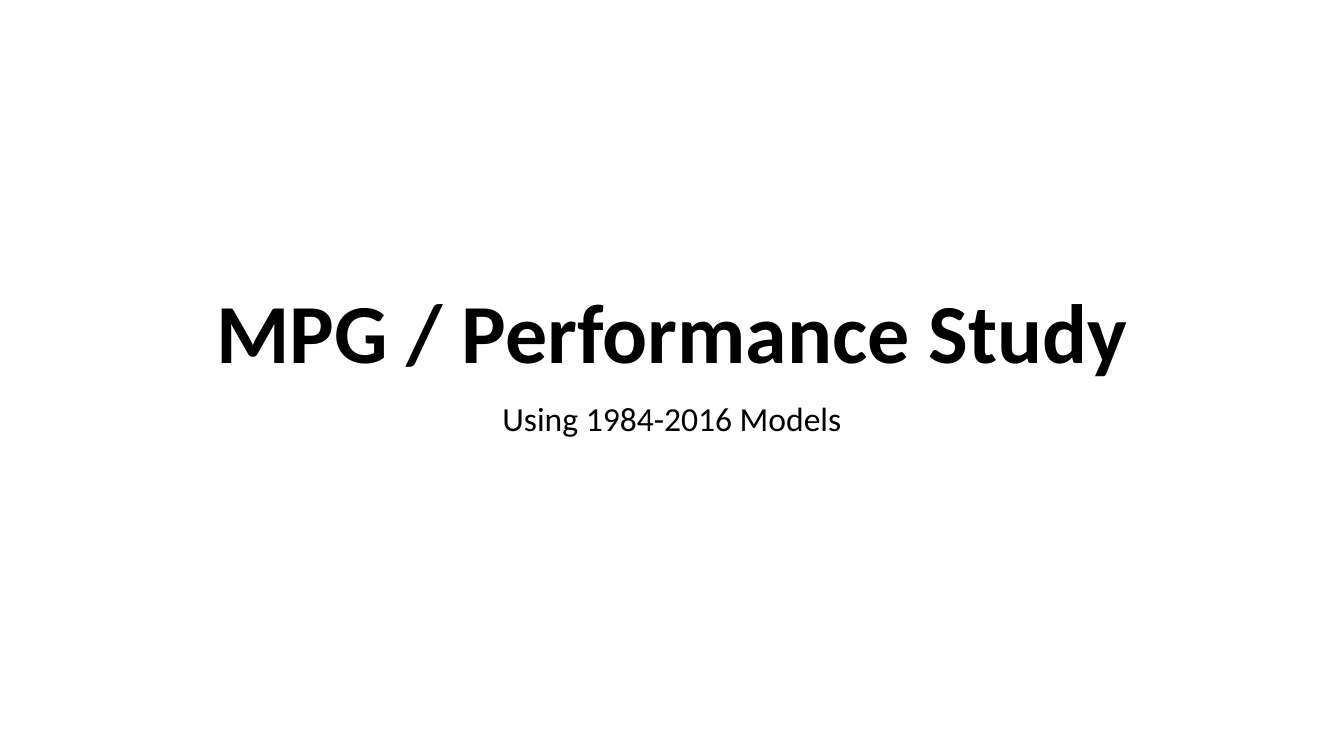
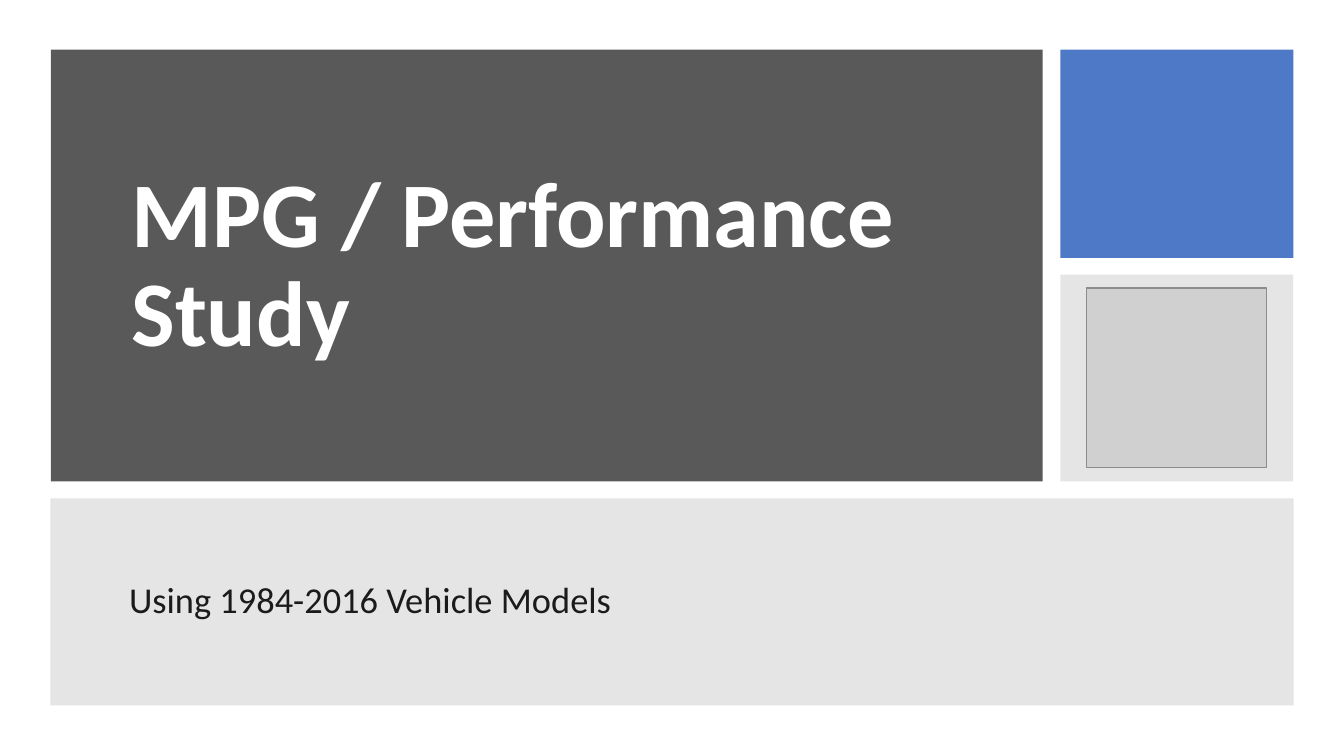
Before and after one commit to spenser-v/EPA_Data_Analysis, a slide deck: slide 1 of thinkful data analysis capstone.pptx. Drawn at 1344x756 pixels with LibreOffice and Linux fonts; fonts in the diff are those of the drawing; grey boxes stand for pictures. Boxes give left, top, right and bottom in pixels: in the first picture for what was removed or moved away, otherwise in the second. Text is boxed around its words. In the diff, an @@ line names an element or a change of style, - is before the commit and + after.

```diff
--- a/thinkful data analysis capstone.pptx
+++ b/thinkful data analysis capstone.pptx
@@ rectangle added at <box>51,49,1044,481</box>, fill #595959 @@
@@ rectangle added at <box>1061,49,1294,258</box>, fill #4472C4 at 95% opacity @@
@@ title "MPG / Performance Study": place and size @@
-title "MPG / Performance Study" at <box>216,304,1128,377</box>
+title "MPG / Performance Study" at <box>131,183,894,361</box>
@@ title "MPG / Performance Study" at <box>131,183,894,361</box>: size 60 to 66 pt, text colour #000000 to #FFFFFF; alignment centre to left; vertical alignment bottom to middle @@
@@ rectangle added at <box>1061,274,1294,481</box>, fill #7F7F7F at 20% opacity @@
@@ picture added at <box>1087,288,1267,469</box> @@
@@ rectangle added at <box>50,498,1294,705</box>, fill #7F7F7F at 20% opacity @@
@@ subtitle "Using 1984-2016 Vehicle Models" at <box>129,587,611,620</box>: vertical alignment top to middle @@
@@ subtitle at <box>129,587,611,620</box>: text changed; size 24 to 26 pt; text colour #000000 to #1B1B1B @@
-Using 1984-2016 Models
+Using 1984-2016 Vehicle Models
```
Also in this commit, not shown: 11 other slides changed.
